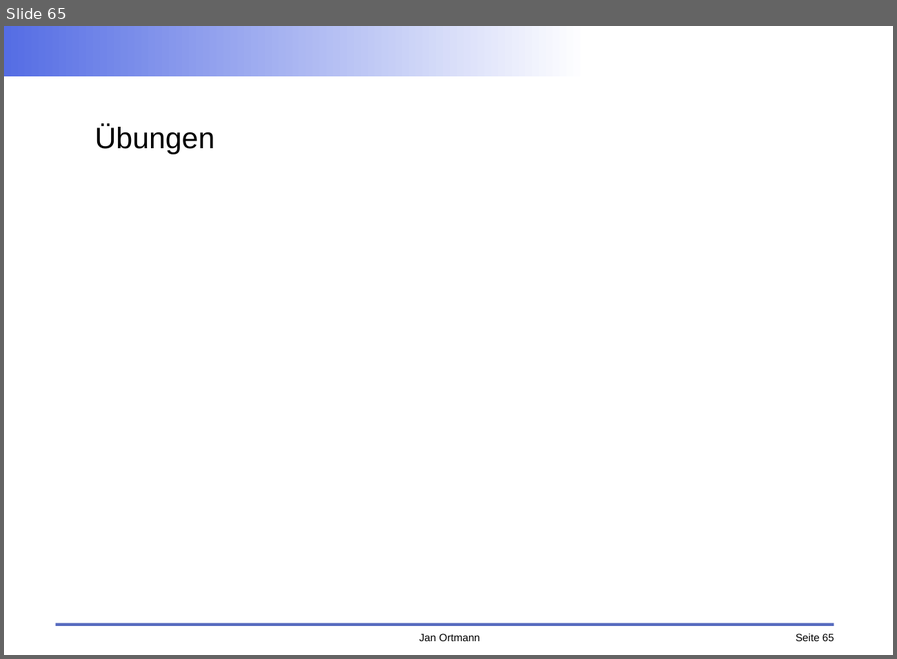
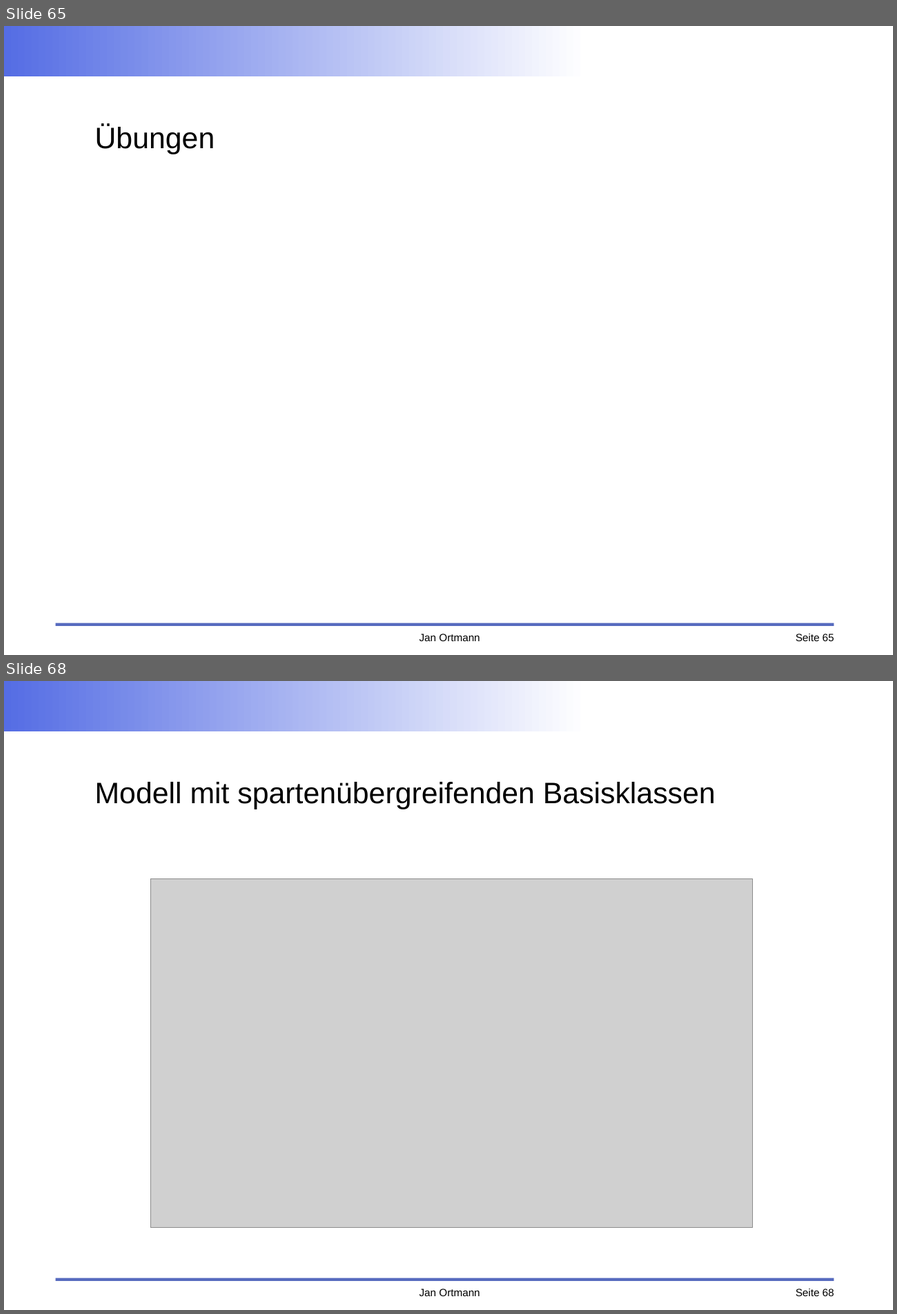
Before and after one commit to faktorips/faktorips.base, a slide deck: org.faktorips.doc/schulung/anwendungsentwicklung/FaktorIPS-Schulung.odp. Shown one above the other, each under a label of ours: slide 65 before the commit, slides 65 and 68 after it; the slides between them are not shown. The pictures are 897x659 and 897x1314 pixels, drawn with LibreOffice and Linux fonts; fonts in the diff are those of the drawing; grey boxes stand for pictures; background and template pictures are left out. Boxes give left, top, right and bottom in pixels: in the first picture for what was removed or moved away, otherwise in the second. Text is boxed around its words. In the diff, an @@ line names an element or a change of style, - is before the commit and + after.

```diff
--- a/org.faktorips.doc/schulung/anwendungsentwicklung/FaktorIPS-Schulung.odp
+++ b/org.faktorips.doc/schulung/anwendungsentwicklung/FaktorIPS-Schulung.odp
@@ slide 68 added at box(4, 681, 893, 1310), background #FFFFFF; not listed: 4 template elements that a slide beside it also shows @@
@@ title added at box(95, 782, 715, 809), 28 pt, text #000000 @@
+Modell mit spartenübergreifenden Basisklassen
@@ picture added at box(151, 878, 753, 1227) @@
```
Also in this commit, not shown: 8 slides changed, 5 other slides added, 1 slide removed, 17 other files.
